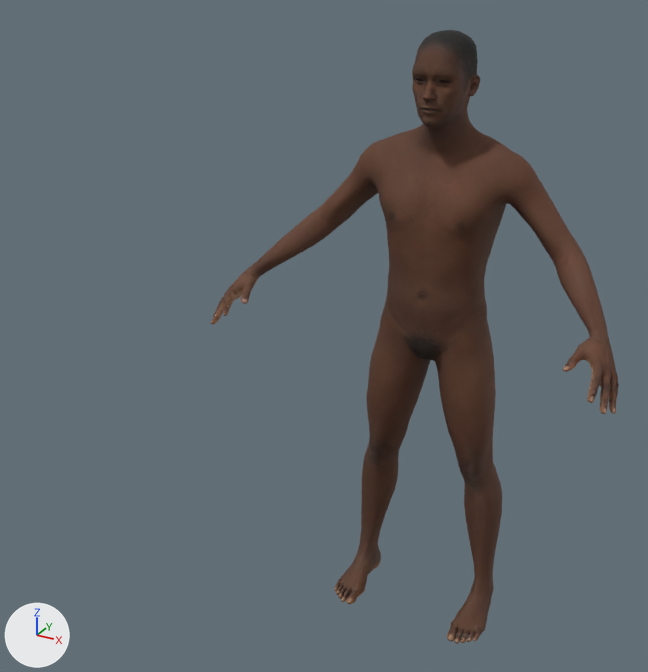
The glTF model public/models/characters/_qa/anim_clips_m.glb, before and after one commit.
Both versions are drawn from a camera (50 mm lens) standing at (0.9, -2.356, 2.03) and looking at (-0.203, -0.35, 1.027). The lights are fixed; the arrows at lower left show +X, +Y and +Z. The older version comes first. Where no turn or scale is listed for an object, it has been applied to the vertices. Vertices at exactly the same position are counted once.

In view in the first picture: 'body_mesh'.
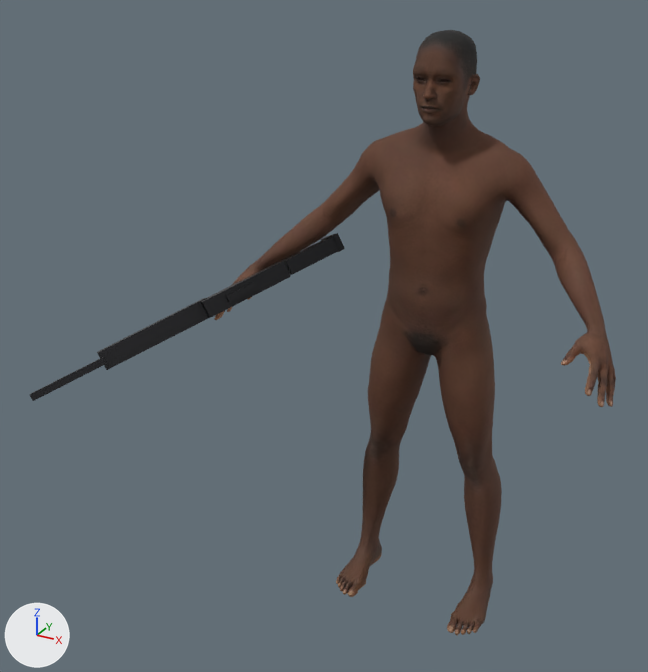
Pixel boxes [x1, y1, x2, y2] of what changed, in the pictures (648 x 672 px; the box of a moved part takes in the faces that stretch with it):
'body_mesh', rescaled: before [211, 30, 619, 644]; after [214, 30, 616, 635]
'gun_proxy', added: after [30, 233, 345, 401]
part 1 of me_body, moved or reshaped: before [211, 173, 619, 644]; after [214, 173, 616, 635]

The change, as a list of edits to the scene's bpy script:
```text
Add mat_gun:
    mat_gun = principled_material('gun')
    mat_gun.base_color = (0.00942, 0.00942, 0.0112)  # black #18181b
    mat_gun.metallic = 0.6
    mat_gun.roughness = 0.4
Change me_body:
    used by ob_body_mesh; location = (0.0, 0.0, 0.0)
    remove me_body.from_pydata(...)  # 13380 vertices, 26756 faces; spans x -0.59..0.59, y -0.39..0.1, z 0.0..1.82
    add me_body.from_pydata(...)  # 13380 vertices, 26756 faces; spans x -0.58..0.58, y -0.39..0.1, z 0.03..1.82
    me_body part 1: the whole mesh is scaled about its middle by 0.984, then moved by (0.0, 0.0, 0.01)
Add me_gun:
    me_gun.from_pydata(...)  # 64 vertices, 96 faces; spans x -0.349..0.251, y -0.582..0.223, z -0.211..0.158
    me_gun.materials.append(mat_gun)  # black #18181b
Add ob_gun_proxy:
    ob_gun_proxy = bpy.data.objects.new('gun_proxy', me_gun)
    ob_gun_proxy.location = (-0.511, -0.256, 1.091)
```
